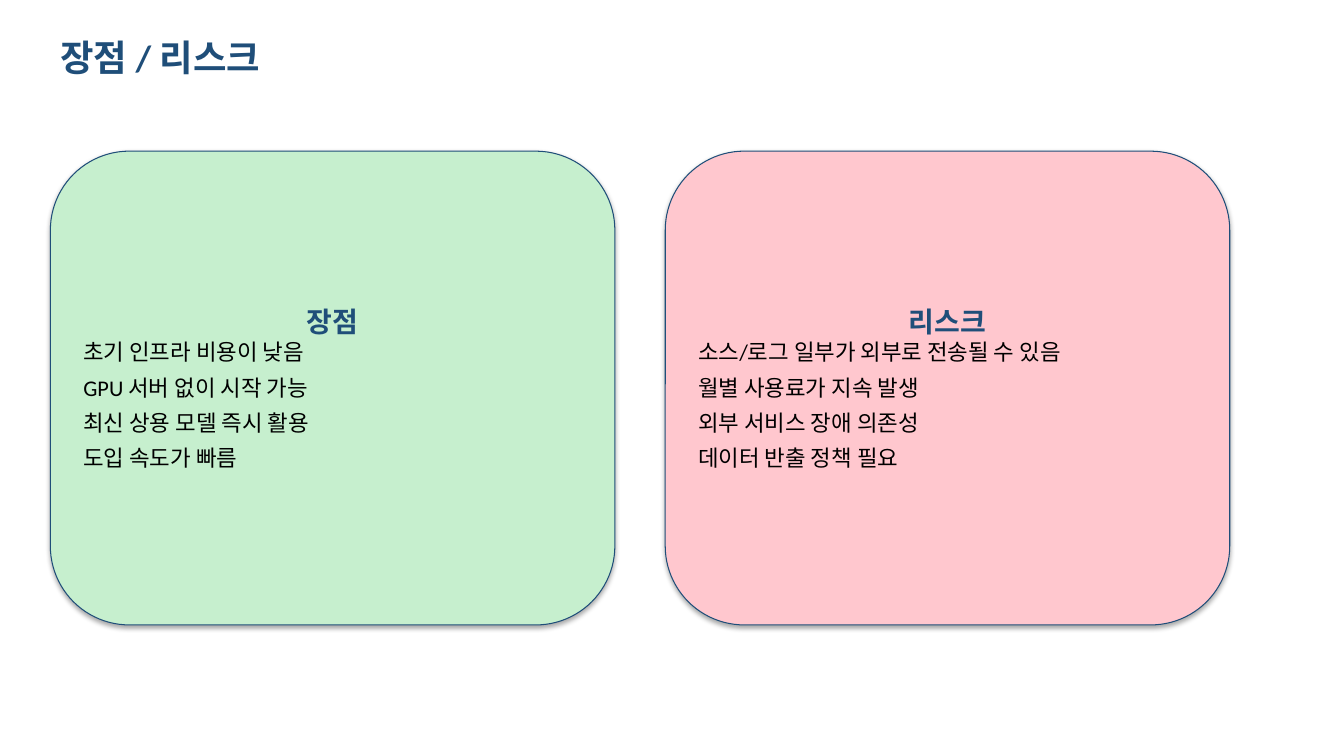
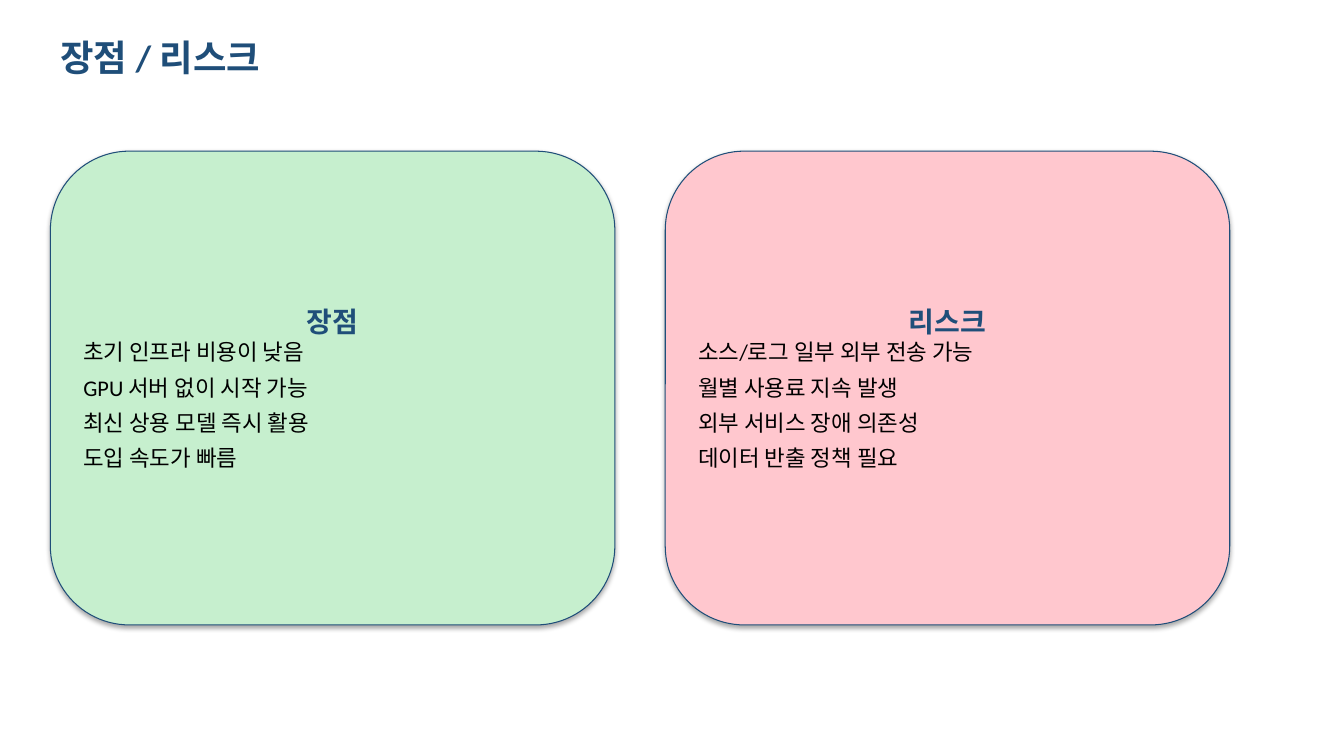
Before and after one commit to SeoArin9142/GameChatTranslator, a slide deck: slide 5 of docs/presentations/issue-171-external-ai-system-proposal.pptx. Drawn at 1344x756 pixels with LibreOffice and Linux fonts; fonts in the diff are those of the drawing. Boxes give left, top, right and bottom in pixels: in the first picture for what was removed or moved away, otherwise in the second. Text is boxed around its words. In the diff, an @@ line names an element or a change of style, - is before the commit and + after.

```diff
--- a/docs/presentations/issue-171-external-ai-system-proposal.pptx
+++ b/docs/presentations/issue-171-external-ai-system-proposal.pptx
@@ text in rounded rectangle at (x1=698, y1=341, x2=973, y2=398): text changed @@
-소스/로그 일부가 외부로 전송될 수 있음
-월별 사용료가 지속 발생
+소스/로그 일부 외부 전송 가능
+월별 사용료 지속 발생
```
Also in this commit, not shown: 2 other slides changed, 4 other files.
